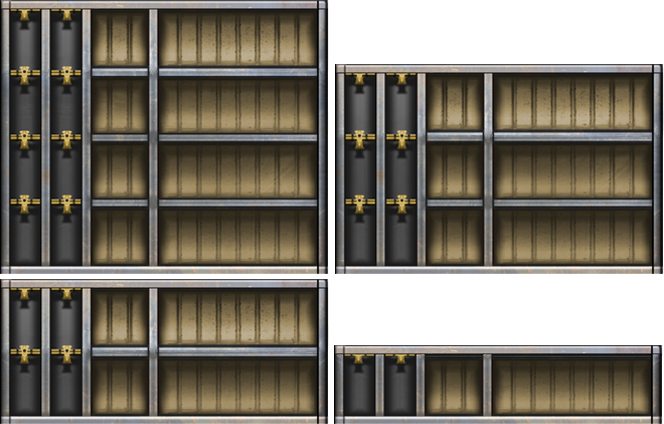
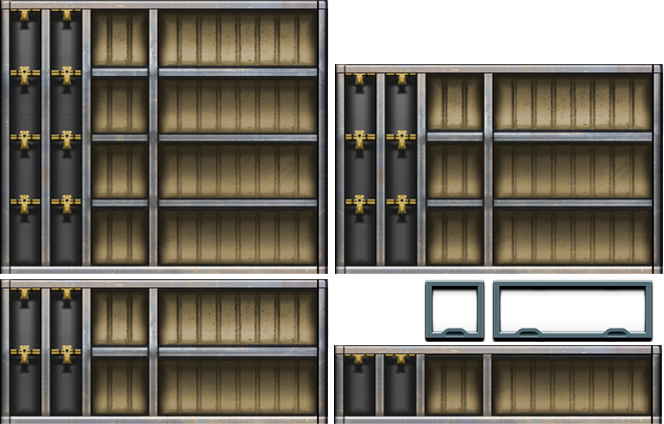
Layer changes from the first w=664, h=424 image to the second:
painted on "DivingSuitLocker.png" over 424, 279, 654, 342
